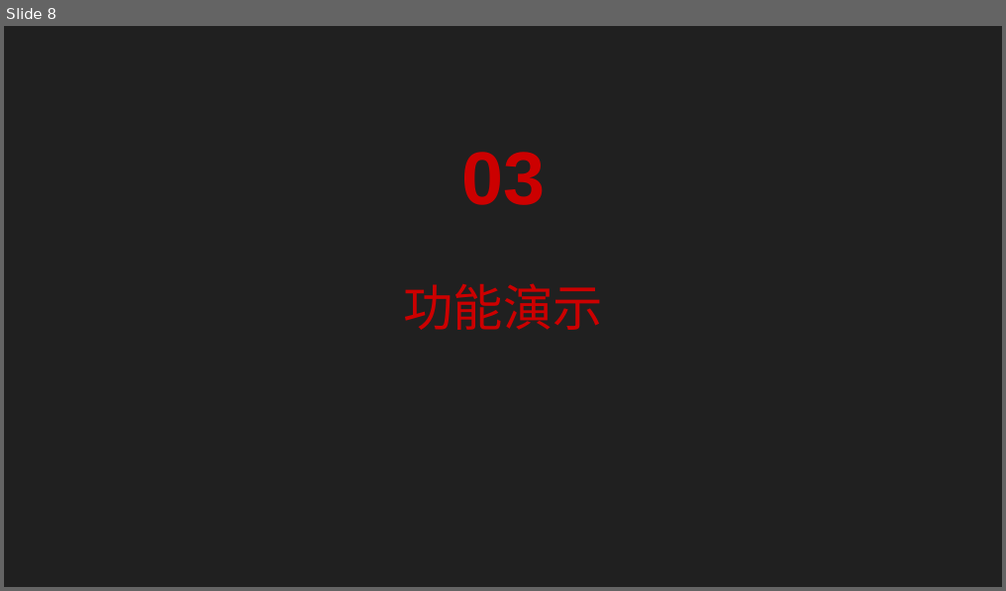
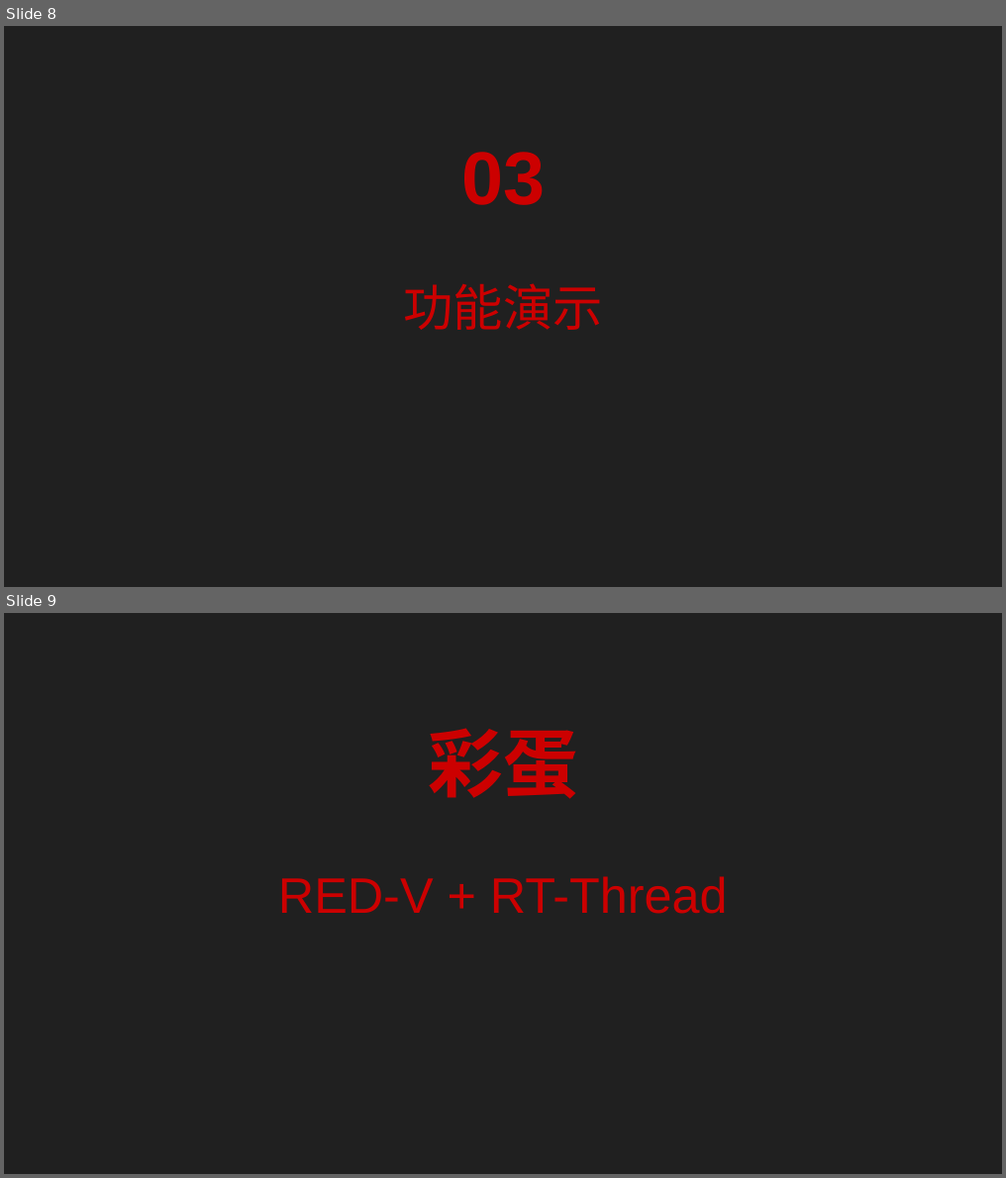
Before and after one commit to luhuadong/RED-V, a slide deck: docs/Funpack第二期演示文稿.pptx. Shown one above the other, each under a label of ours: slide 8 before the commit, slides 8 and 9 after it. The pictures are 1006x591 and 1006x1178 pixels, drawn with LibreOffice and Linux fonts; fonts in the diff are those of the drawing. Boxes give left, top, right and bottom in pixels: in the first picture for what was removed or moved away, otherwise in the second. Text is boxed around its words. In the diff, an @@ line names an element or a change of style, - is before the commit and + after.

```diff
--- a/docs/Funpack第二期演示文稿.pptx
+++ b/docs/Funpack第二期演示文稿.pptx
@@ slide 9 added at bbox=[4, 613, 1002, 1174], background #202020 @@
@@ text added at bbox=[428, 728, 577, 799], 72 pt, text #CC0000, bold @@
+彩蛋
@@ text added at bbox=[278, 876, 728, 914], 48 pt, text #CC0000 @@
+RED-V + RT-Thread
```
Also in this commit, not shown: 21 other files.
